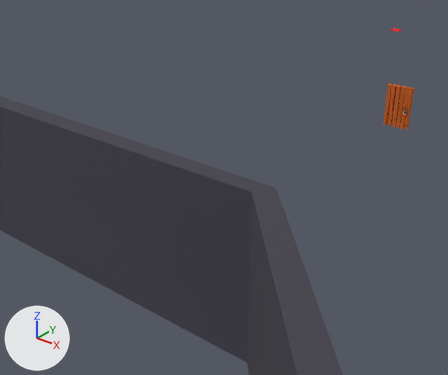
One commit to the Blender file blender/level1.blend: the scene before it, then after it.
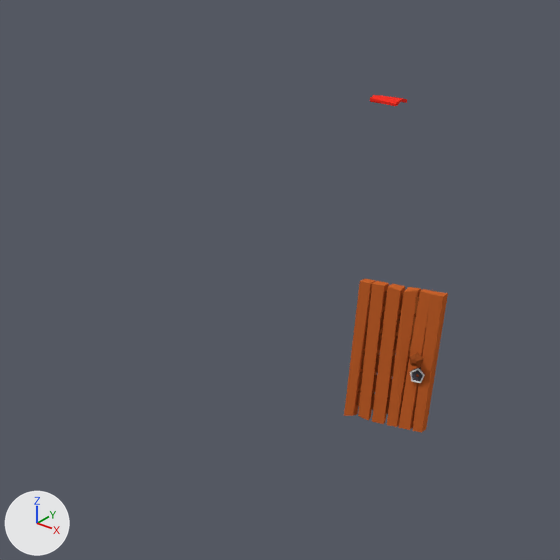
Each version is shown from a 50 mm lens placed at (13.86, -32.2, 12.25), pointed at (-5.87, -7.54, -3.04), then close up on the part from 63% to 100% of the width and 0% to 45% of the height. Arrows for +X, +Y and +Z are at lower left; the lights stay in place.
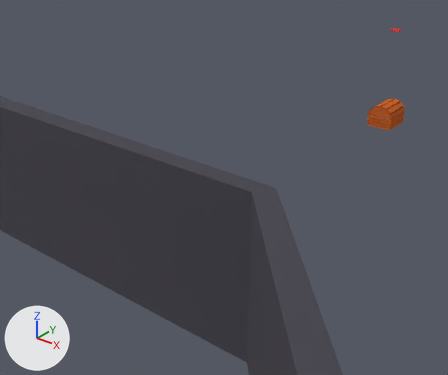
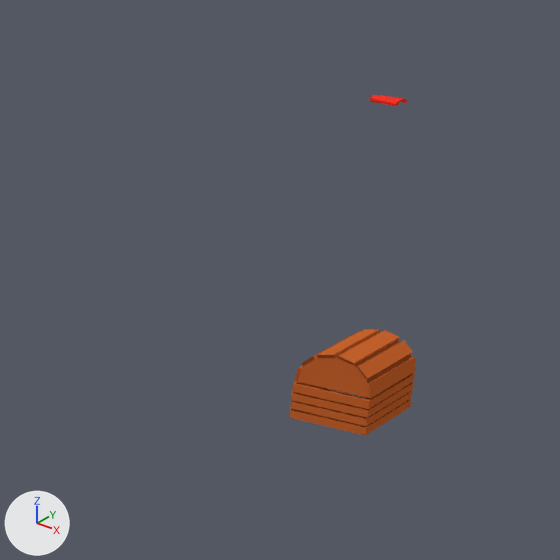
What differs and where, as boxes [x1, y1, x2, y2] in the close-ups (560 x 560 px):
'Cube.016', deleted (brown): before [344, 279, 448, 433]
    faces in mat_wood_001 (orange #c9642d): [344, 279, 448, 433]
    faces in mat_wood (brown #9d4e24): [356, 291, 424, 421]
'Cylinder', added (brown): after [294, 329, 416, 399]
    faces in mat_wood_001 (orange #c9642d): [294, 329, 416, 399]
    faces in mat_wood (brown #9d4e24): [317, 333, 411, 383]
'Cube.017', added: after [289, 373, 415, 435]
'Cylinder.017', added: after [327, 389, 345, 393]

Diff of the bpy script that builds the scene:
```diff
--- a/blender/level1.blend.py
+++ b/blender/level1.blend.py
@@ me_cylinder_018 @@
+me_cylinder_018.from_pydata(...)  # 198 vertices, 222 faces; spans x -0.164..0.164, y -0.16..0.165, z -0.038..0.038
+me_cylinder_018.materials.append(mat_material_005)
@@ me_cylinder_001 @@
+me_cylinder_001.from_pydata(...)  # 64 vertices, 58 faces; spans x 5.45..6.84, y -4.2..-2.41, z 0.62..1.23
+# faces by material slot: [53, 5]
+me_cylinder_001.materials.append(mat_wood_001)  # orange #c9642d
+me_cylinder_001.materials.append(mat_wood)  # brown #9d4e24
@@ me_cube_025 @@
+me_cube_025.from_pydata(...)  # 72 vertices, 70 faces; spans x -0.77..0.63, y -0.9..0.9, z -0.37..0.23
+me_cube_025.materials.append(mat_wood_001)  # orange #c9642d
@@ ob_cube_016 @@
-ob_cube_016 = bpy.data.objects.new('Cube.016', me_cube_021)
-ob_cube_016.location = (0.56, 0.5, -0.22)
-ob_cube_016.rotation_euler = (0.0, 0.0, 0.0324)  # degrees (0, 0, 1.9)
@@ ob_cylinder_017 @@
+ob_cylinder_017 = bpy.data.objects.new('Cylinder.017', me_cylinder_018)
+ob_cylinder_017.location = (-0.26, -0.12, 0.38)
+ob_cylinder_017.rotation_euler = (-0.117, 0.119, -2.614)  # degrees (-6.7, 6.8, -150)
@@ ob_cylinder @@
+ob_cylinder = bpy.data.objects.new('Cylinder', me_cylinder_001)
+ob_cylinder.location = (-6.15, 3.28, 0.0)
+ob_cylinder.rotation_euler = (0.0, -0.0000924, 0.0)  # degrees (0, 0, 0)
@@ ob_cube_017 @@
+ob_cube_017 = bpy.data.objects.new('Cube.017', me_cube_025)
+ob_cube_017.location = (0.05, -0.03, 0.34)
```
